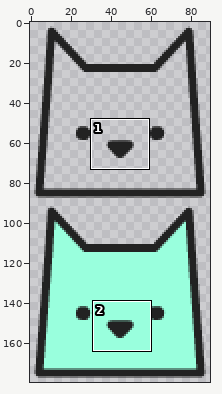
One commit to this sprite sheet: icon-me.png. Above, an overview of the earlier version with the close-up marked.
Close-up. The starting point:
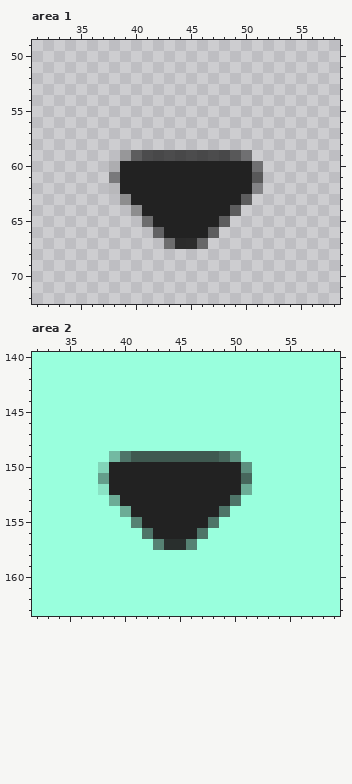
The file is 90x180 pixels. Pixels under 10% opacity are left out. Shown: area 1: x 31..58, y 49..72; area 2: x 32..59, y 140..163.
And afterwards:
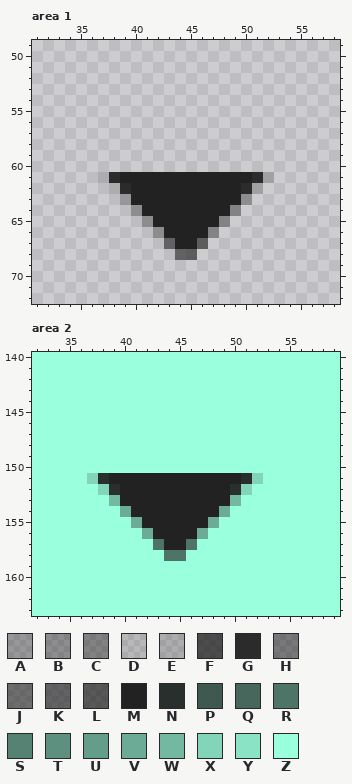
Palette (. is transparent): A #2020204f  B #2020205f  C #2020206f  D #2121211f  E #2121212f  F #212121bf  G #212121ef  H #2222227f  J #2222228f  K #2222229f  L #222222af  M #222222  N #292f2d  P #3f5950  Q #47675c  R #4e7468  S #568273  T #5d907f  U #649e8b  V #6cac96  W #73b9a2  X #82d5b9  Y #8ae3c5  Z #99ffdd
The edit:
--- area 1
@@ x 31..58 @@
 58 ............................
-59 ........AKFFFFFFFFLH........
-60 .......EMMMMMMMMMMMMH.......
-61 .......CMMMMMMMMMMMML.......
-62 .......DMMMMMMMMMMMMB.......
-63 ........BMMMMMMMMMMK........
-64 .........BMMMMMMMMK.........
-65 ..........JMMMMMMK..........
-66 ...........KMMMMK...........
-67 ............JGGJ............
-68 ............................
+59 ............................
+60 ............................
+61 ......EGMMMMMMMMMMMMGE......
+62 .......EGMMMMMMMMMMGE.......
+63 ........AMMMMMMMMMMA........
+64 .........BMMMMMMMMB.........
+65 ..........BMMMMMMB..........
+66 ...........BMMMMB...........
+67 ............KMMK............
+68 .............KK.............
 69 ............................
--- area 2
@@ x 32..59 @@
 148 ZZZZZZZZZZZZZZZZZZZZZZZZZZZZ
-149 ZZZZZZZWRPPPPPPPPQTZZZZZZZZZ
-150 ZZZZZZXMMMMMMMMMMMMTZZZZZZZZ
-151 ZZZZZZUMMMMMMMMMMMMQZZZZZZZZ
-152 ZZZZZZYMMMMMMMMMMMMVZZZZZZZZ
-153 ZZZZZZZVMMMMMMMMMMRZZZZZZZZZ
-154 ZZZZZZZZVMMMMMMMMRZZZZZZZZZZ
-155 ZZZZZZZZZSMMMMMMRZZZZZZZZZZZ
-156 ZZZZZZZZZZRMMMMRZZZZZZZZZZZZ
-157 ZZZZZZZZZZZSNNSZZZZZZZZZZZZZ
-158 ZZZZZZZZZZZZZZZZZZZZZZZZZZZZ
+149 ZZZZZZZZZZZZZZZZZZZZZZZZZZZZ
+150 ZZZZZZZZZZZZZZZZZZZZZZZZZZZZ
+151 ZZZZZXNMMMMMMMMMMMMNXZZZZZZZ
+152 ZZZZZZXNMMMMMMMMMMNXZZZZZZZZ
+153 ZZZZZZZWMMMMMMMMMMWZZZZZZZZZ
+154 ZZZZZZZZVMMMMMMMMVZZZZZZZZZZ
+155 ZZZZZZZZZVMMMMMMVZZZZZZZZZZZ
+156 ZZZZZZZZZZVMMMMVZZZZZZZZZZZZ
+157 ZZZZZZZZZZZRMMRZZZZZZZZZZZZZ
+158 ZZZZZZZZZZZZRRZZZZZZZZZZZZZZ
 159 ZZZZZZZZZZZZZZZZZZZZZZZZZZZZ
